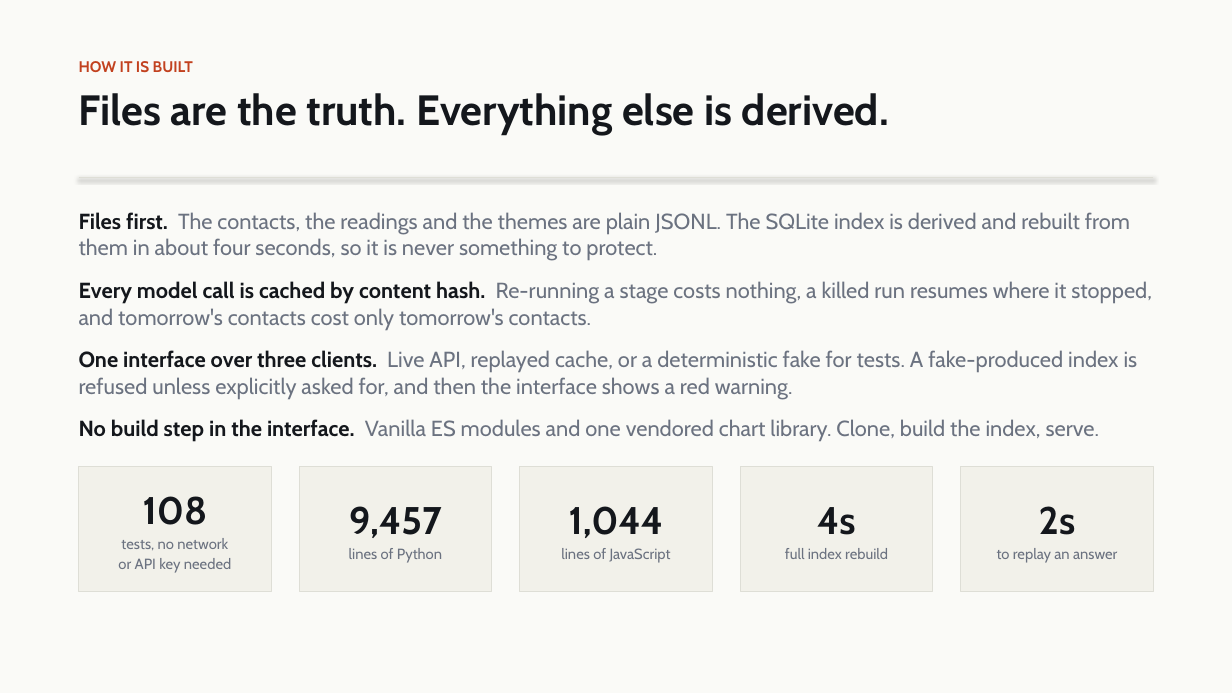
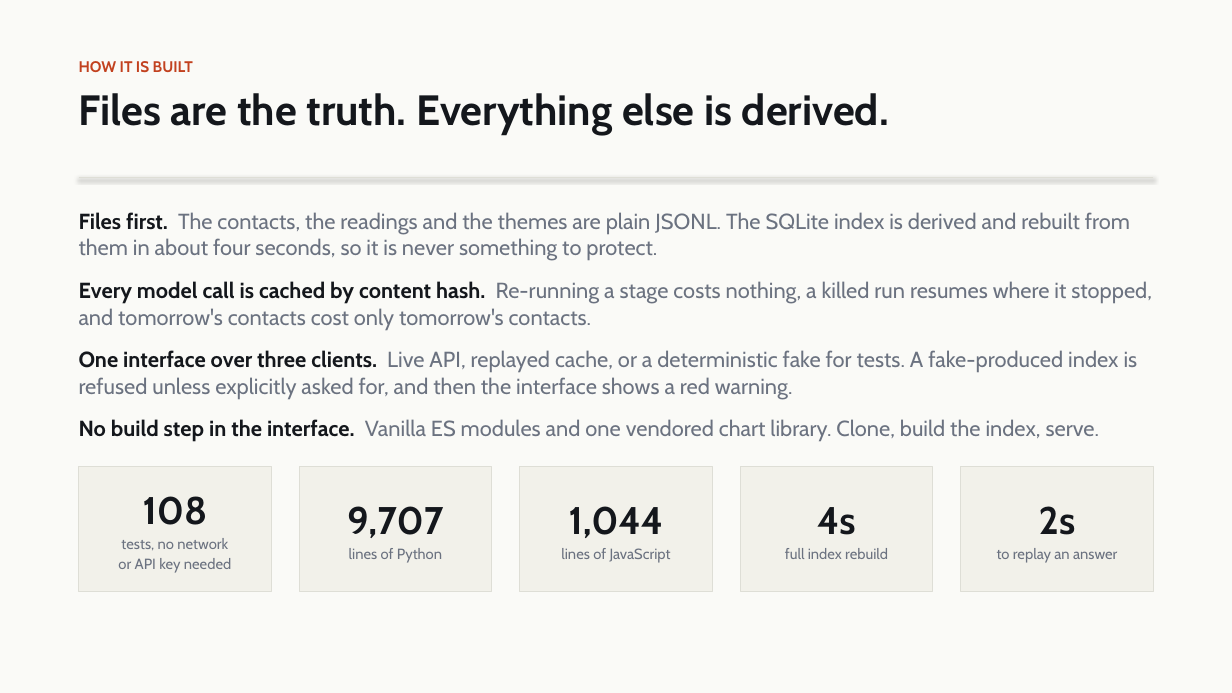
Before and after one commit to Gread/voc_hackathon, a slide deck: slide 12 of docs/voc_insights_deck.pptx. Drawn at 1232x693 pixels with LibreOffice and Linux fonts; fonts in the diff are those of the drawing. Boxes give left, top, right and bottom in pixels: in the first picture for what was removed or moved away, otherwise in the second. Text is boxed around its words. In the diff, an @@ line names an element or a change of style, - is before the commit and + after.

```diff
--- a/docs/voc_insights_deck.pptx
+++ b/docs/voc_insights_deck.pptx
@@ text in rectangle at bbox=[347, 506, 443, 538]: text changed @@
-9,457
+9,707
```
Also in this commit, not shown: 3 other files.
